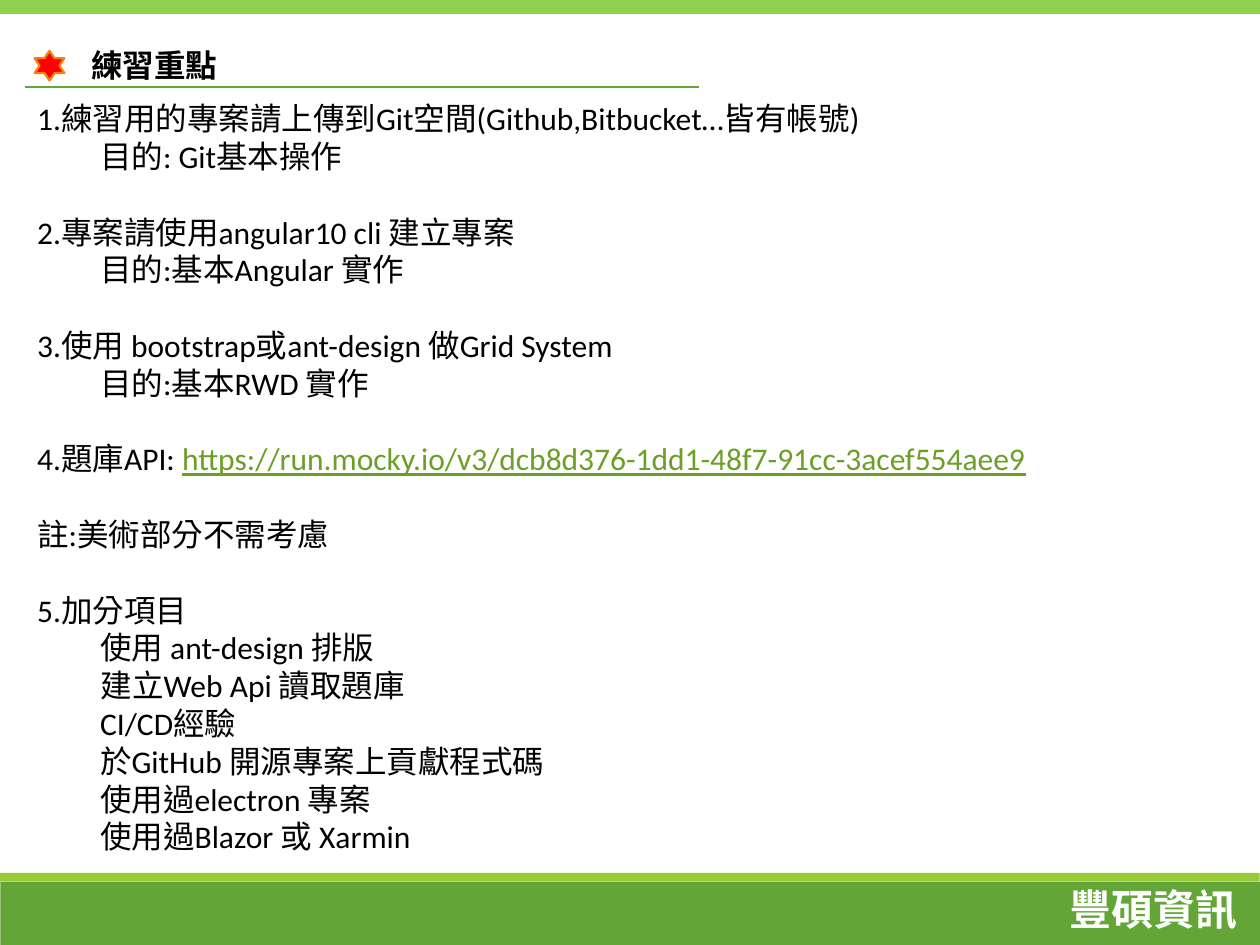
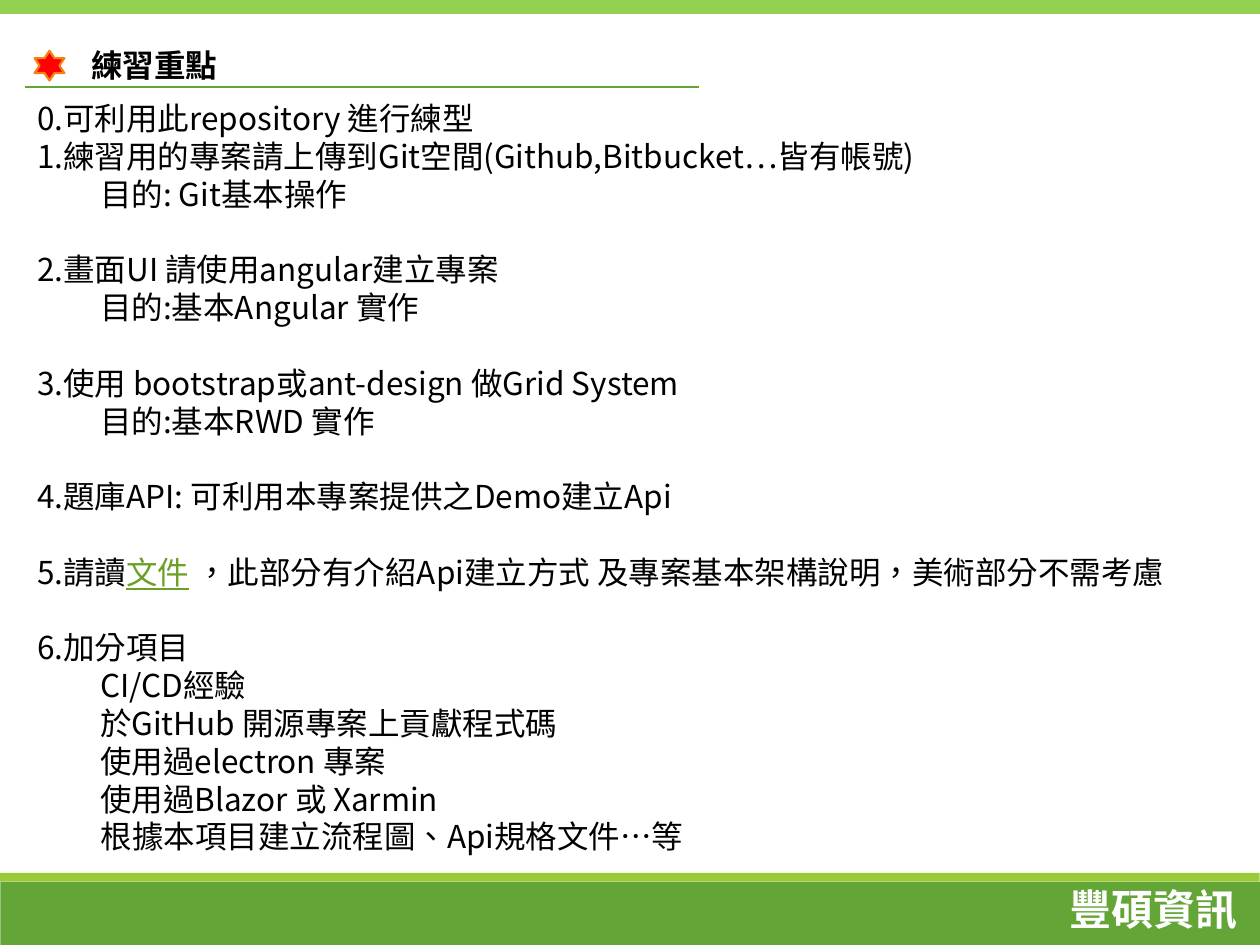
Before and after one commit to SheonXJ/SampleDocument, a slide deck: slide 2 of 題庫.pptx. Drawn at 1260x945 pixels with LibreOffice and Linux fonts; fonts in the diff are those of the drawing; background and template pictures are left out. Boxes give left, top, right and bottom in pixels: in the first picture for what was removed or moved away, otherwise in the second. Text is boxed around its words. In the diff, an @@ line names an element or a change of style, - is before the commit and + after.

Commit message:
feat(doc) :Update PPT文件

```diff
--- a/題庫.pptx
+++ b/題庫.pptx
@@ text at (37, 103, 474, 138): paragraph added @@
+0.可利用此repository 進行練型
@@ text at (37, 136, 914, 814): font Calibri to Noto Sans CJK SC in "1.練習用的專案請上傳到Git空間(Github,Bitbucket…皆有帳號)", "目的: Git基本操作", "目的:基本Angular 實作", "3.使用 bootstrap或ant-design 做Grid System" and 5 more places @@
@@ text at (37, 254, 498, 289): text changed; font Calibri to Noto Sans CJK SC @@
-2.專案請使用angular10 cli 建立專案
+2.畫面UI 請使用angular建立專案
@@ text at (37, 481, 1164, 662): text changed; font Calibri to Noto Sans CJK SC; text colour #6B9F25 to #000000 @@
-4.題庫API: https://run.mocky.io/v3/dcb8d376-1dd1-48f7-91cc-3acef554aee9
-註:美術部分不需考慮
-5.加分項目
-使用 ant-design 排版
-建立Web Api 讀取題庫
+4.題庫API: 可利用本專案提供之Demo建立Api
+5.請讀文件 ，此部分有介紹Api建立方式 及專案基本架構說明，美術部分不需考慮
+6.加分項目
@@ text at (101, 821, 684, 856): paragraph added @@
+根據本項目建立流程圖、Api規格文件…等
```
Also in this commit, not shown: 2 other slides changed.
